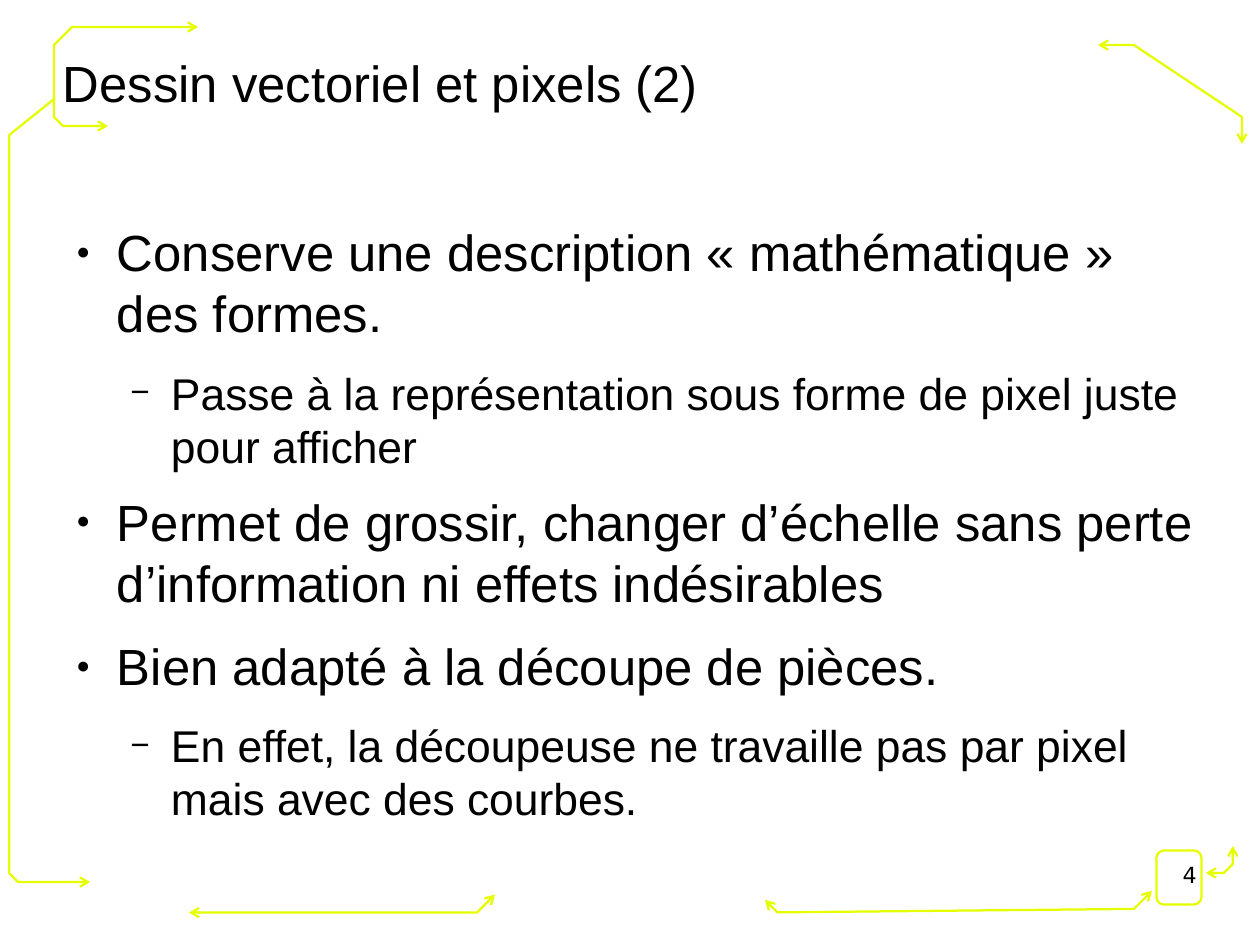
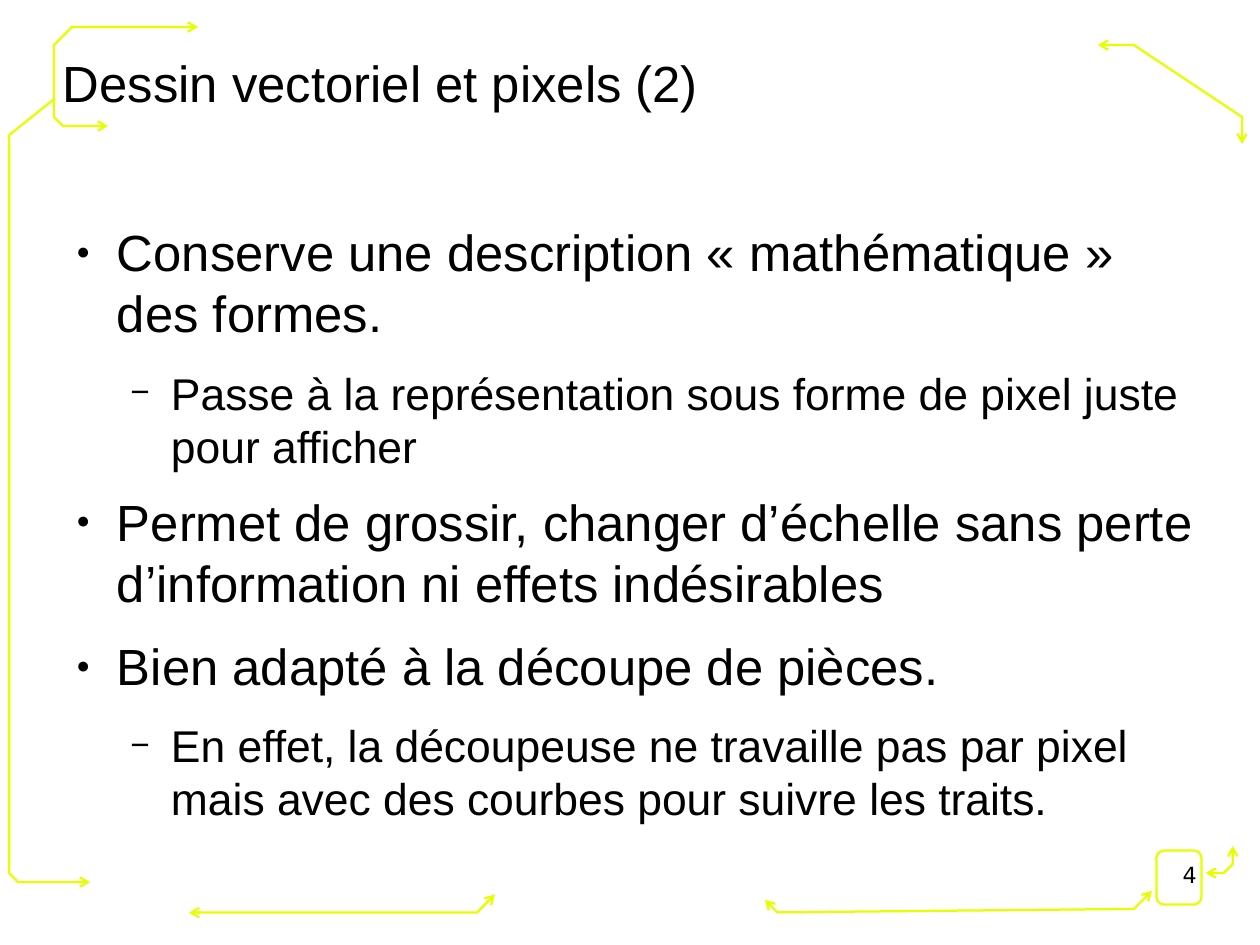
Before and after one commit to FablabLannion/Formation-Fondation-Orange, a slide deck: slide 4 of conception2D.odp. Drawn at 1260x945 pixels with LibreOffice and Linux fonts; fonts in the diff are those of the drawing; background and template pictures are left out. Boxes give left, top, right and bottom in pixels: in the first picture for what was removed or moved away, otherwise in the second. Text is boxed around its words. In the diff, an @@ line names an element or a change of style, - is before the commit and + after.

```diff
--- a/conception2D.odp
+++ b/conception2D.odp
@@ text at (171, 729, 1127, 825): text changed @@
-  − En effet, la découpeuse ne travaille pas par pixel mais avec des courbes.
+  − En effet, la découpeuse ne travaille pas par pixel mais avec des courbes pour suivre les traits.
```
Also in this commit, not shown: 6 other slides changed, 7 slides added, 1 slide removed, 2 other files.
